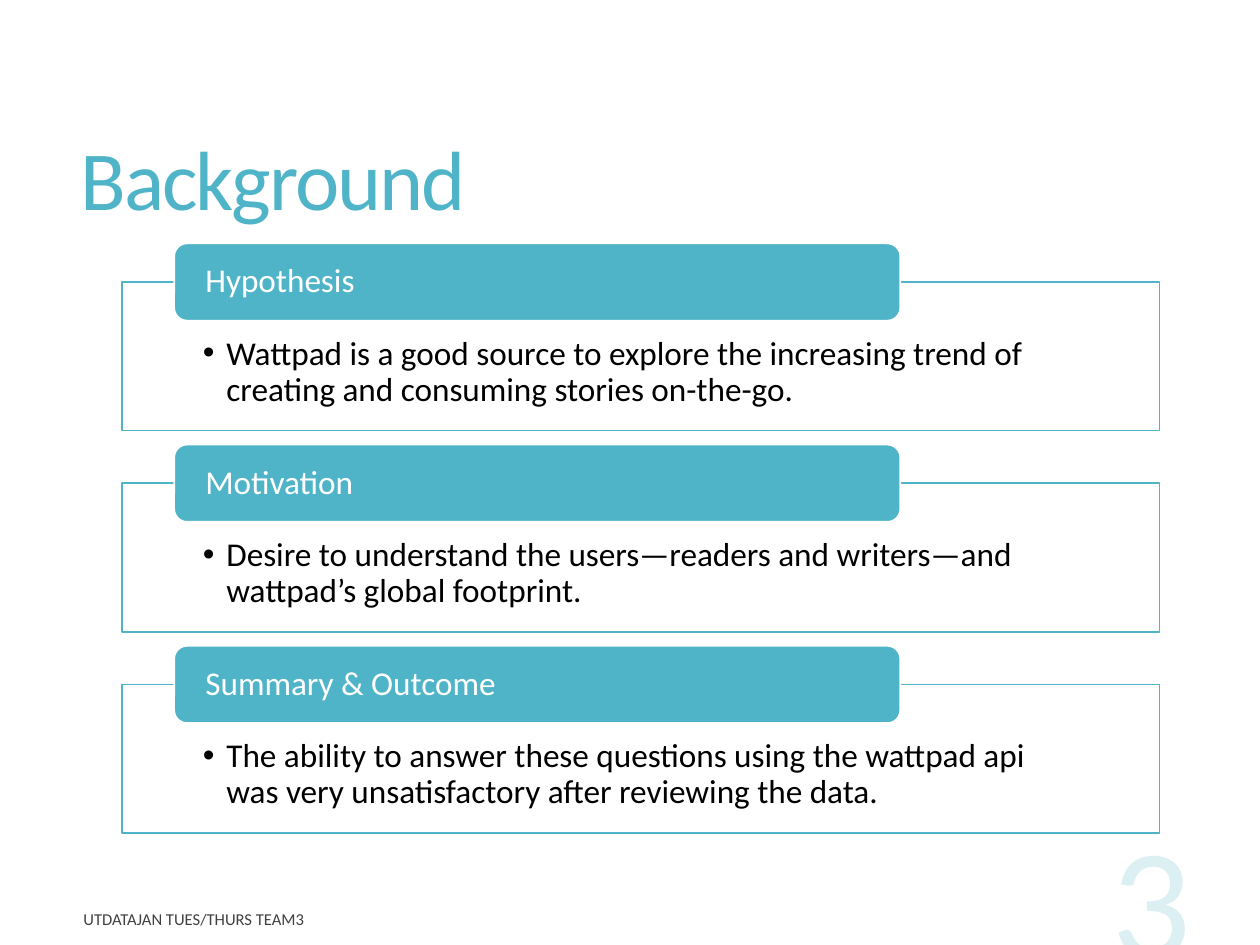
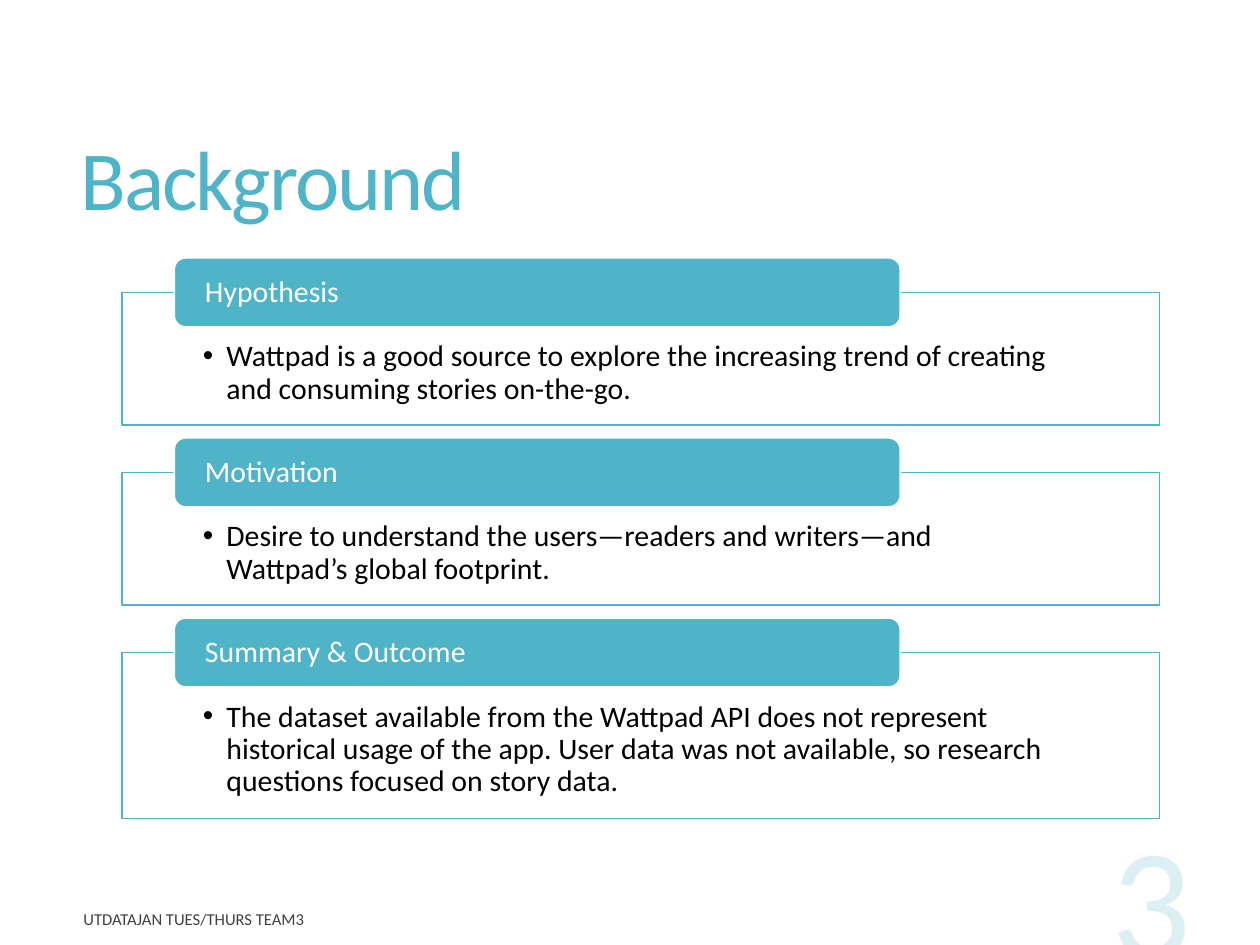
Before and after one commit to rupalimayekar/ProjectWattpad, a slide deck: slide 3 of WattpadPrez.pptx. Drawn at 1260x945 pixels with LibreOffice and Linux fonts; fonts in the diff are those of the drawing. Boxes give left, top, right and bottom in pixels: in the first picture for what was removed or moved away, otherwise in the second. Text is boxed around its words. In the diff, an @@ line names an element or a change of style, - is before the commit and + after.

Commit message:
final presentation updates

```diff
--- a/WattpadPrez.pptx
+++ b/WattpadPrez.pptx
@@ rounded rectangle: place and size @@
-rounded rectangle at (174, 243, 900, 320)
+rounded rectangle at (174, 258, 900, 328)
@@ text "Hypothesis": place and size @@
-text "Hypothesis" at (205, 269, 354, 298)
+text "Hypothesis" at (205, 281, 339, 307)
@@ rectangle: place and size @@
-rectangle at (122, 282, 1159, 431)
+rectangle at (122, 292, 1159, 425)
@@ rounded rectangle: place and size @@
-rounded rectangle at (174, 445, 900, 522)
+rounded rectangle at (174, 438, 900, 508)
@@ text "Motivation": place and size @@
-text "Motivation" at (205, 471, 353, 494)
+text "Motivation" at (205, 461, 338, 482)
@@ rectangle: place and size @@
-rectangle at (122, 484, 1159, 633)
+rectangle at (122, 472, 1159, 605)
@@ text at (226, 525, 932, 584): text changed; size 19 to 17 pt @@
-  • Desire to understand the users—readers and writers—and wattpad’s global footprint.
+  • Desire to understand the users—readers and writers—and
+    Wattpad’s global footprint.
@@ rounded rectangle: place and size @@
-rounded rectangle at (174, 646, 900, 723)
+rounded rectangle at (174, 617, 900, 687)
@@ size 19 to 17 pt in 4 elements at (226, 345, 1046, 404), (205, 281, 339, 307), (205, 461, 338, 482), (205, 642, 466, 667) @@
@@ text "Summary & Outcome": place and size @@
-text "Summary & Outcome" at (205, 673, 495, 701)
+text "Summary & Outcome" at (205, 642, 466, 667)
@@ rectangle: place and size @@
-rectangle at (122, 684, 1159, 833)
+rectangle at (122, 653, 1159, 819)
@@ text at (226, 706, 1041, 796): text changed; size 19 to 17 pt @@
-  • The ability to answer these questions using the wattpad api was very unsatisfactory after reviewing the data.
+  • The dataset available from the Wattpad API does not represent historical usage of the app. User data was not available, so research questions focused on story data.
```
Also in this commit, not shown: 8 other slides changed, 1 slide removed.
